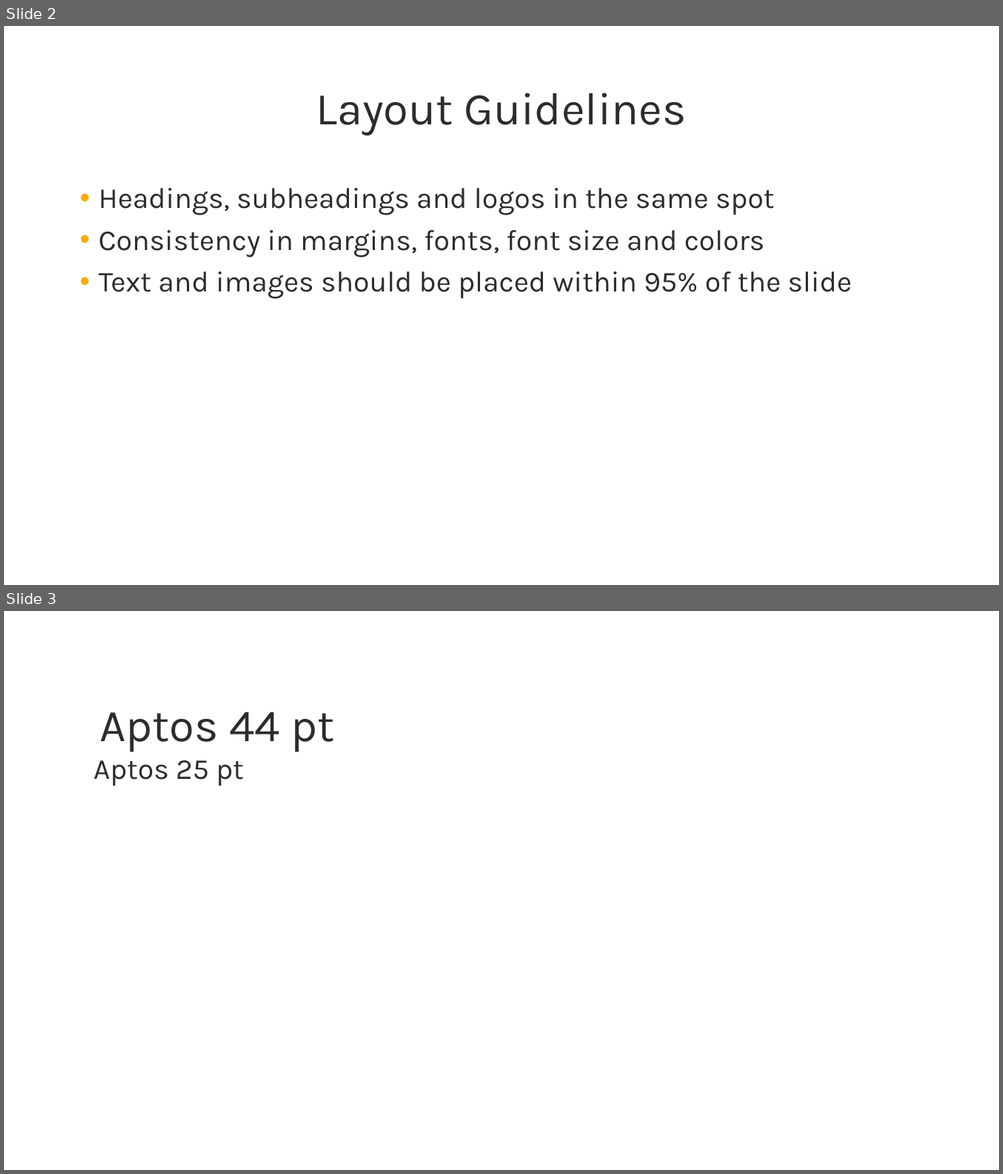
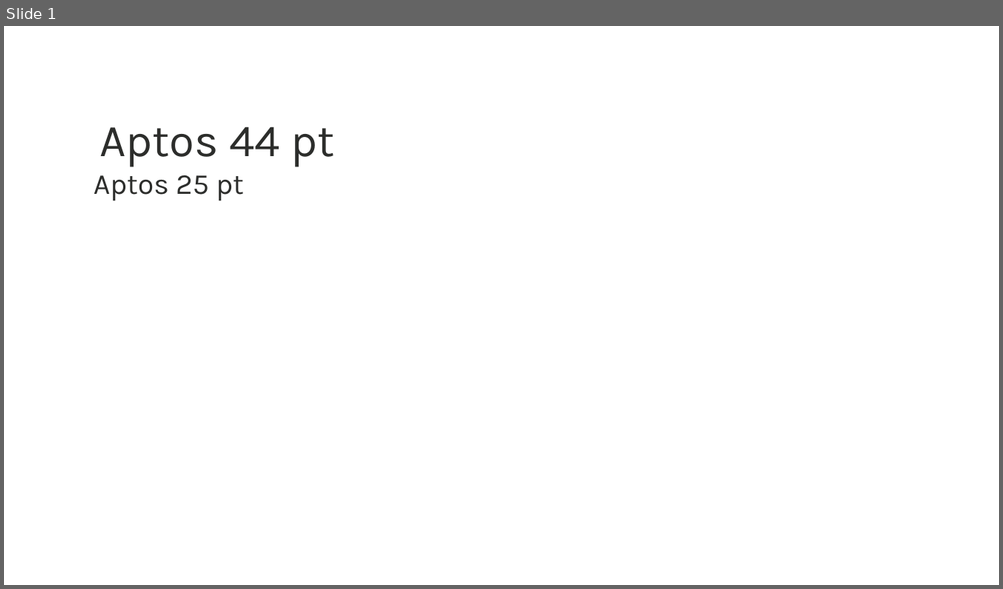
Before and after one commit to dkacban/dotnet-agents, a slide deck: PRESENTATION/Presentation Template_UCP25.pptx. Shown one above the other, each under a label of ours: slides 2 and 3 before the commit, slide 1 after it. The pictures are 1003x1174 and 1003x589 pixels, drawn with LibreOffice and Linux fonts; fonts in the diff are those of the drawing; background and template pictures are left out. Boxes give left, top, right and bottom in pixels: in the first picture for what was removed or moved away, otherwise in the second. Text is boxed around its words. In the diff, an @@ line names an element or a change of style, - is before the commit and + after.

Commit message:
add 1st module projectsAdd title slide

```diff
--- a/PRESENTATION/Presentation Template_UCP25.pptx
+++ b/PRESENTATION/Presentation Template_UCP25.pptx
@@ slide 2 removed at bbox=[4, 26, 999, 585], background picture (left out) @@
@@ title removed at bbox=[316, 93, 686, 136] @@
-Layout Guidelines
@@ text removed at bbox=[99, 188, 851, 299] @@
-• Headings, subheadings and logos in the same spot
-• Consistency in margins, fonts, font size and colors
-• Text and images should be placed within 95% of the slide
@@ what was slide 3 is now slide 1 @@
```
Also in this commit, not shown: 2 slides added, 3 other slides removed, 32 other files.
